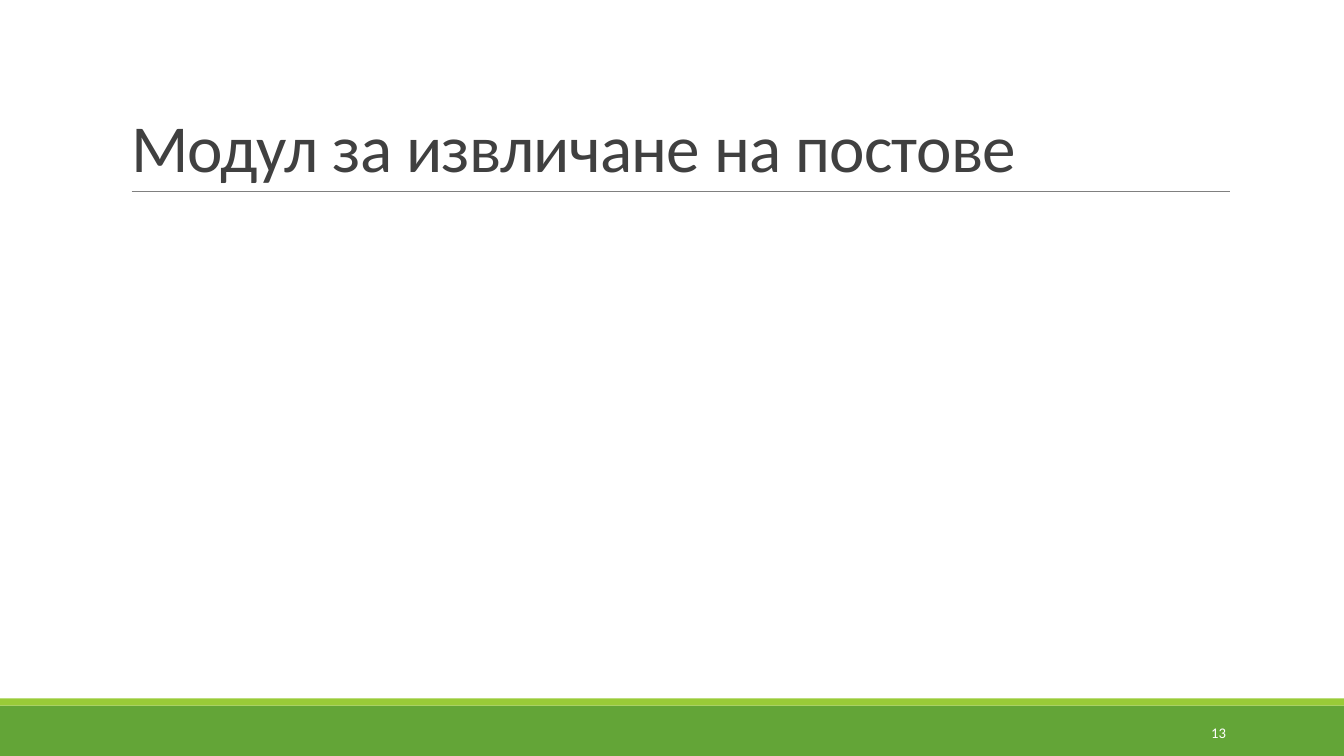
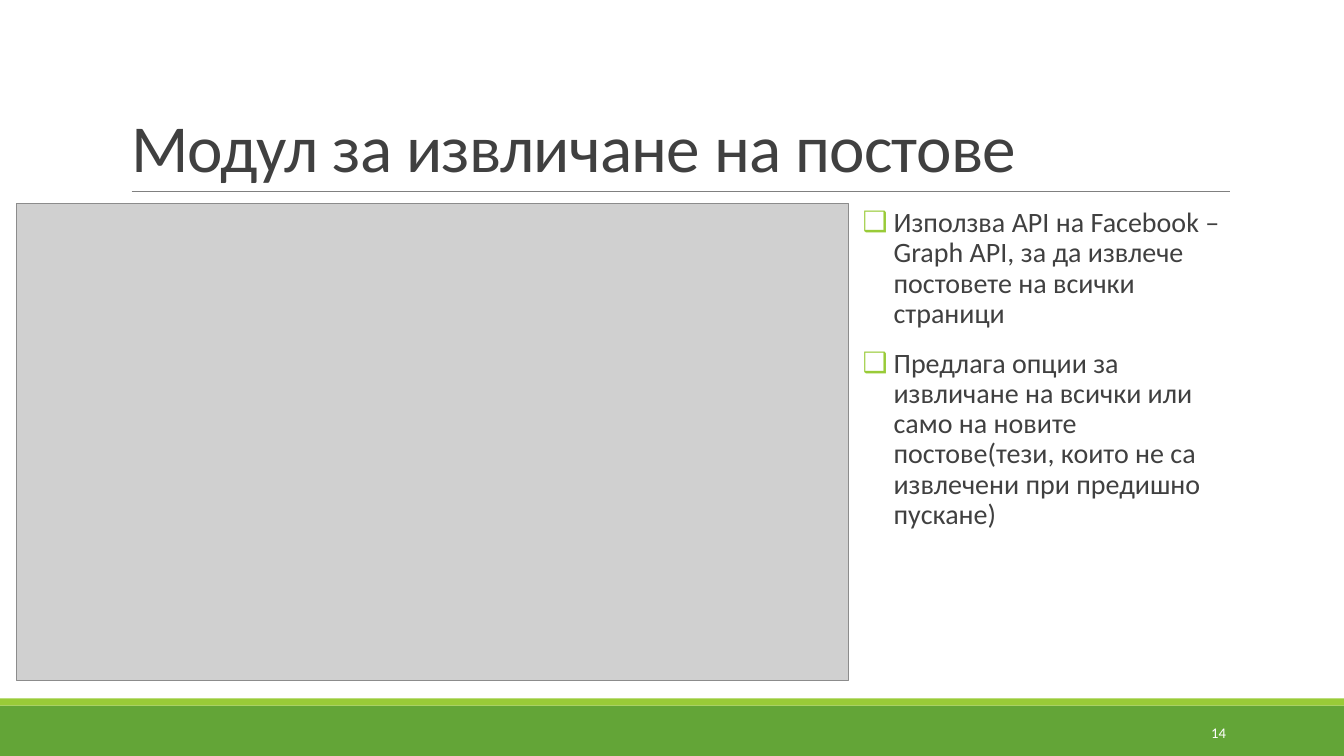
Before and after one commit to murfffi/social_presence, a slide deck: slide 14 of slides.pptx (slide 13 before the commit). Drawn at 1344x756 pixels with LibreOffice and Linux fonts; fonts in the diff are those of the drawing; grey boxes stand for pictures; background and template pictures are left out. Boxes give left, top, right and bottom in pixels: in the first picture for what was removed or moved away, otherwise in the second. Text is boxed around its words. In the diff, an @@ line names an element or a change of style, - is before the commit and + after.

```diff
--- a/slides.pptx
+++ b/slides.pptx
@@ picture added at <box>17,204,850,681</box> @@
@@ text added at <box>894,212,1200,529</box>, 20 pt, text #404040 @@
+❑ Използва API на Facebook – Graph API, за да извлече постовете на всички страници
+❑ Предлага опции за извличане на всички или само на новите постове(тези, които не са извлечени при предишно пускане)
@@ page number at <box>1211,728,1226,738</box>: text changed @@
-13
+14
```
Also in this commit, not shown: 6 other slides changed, 2 slides added.
